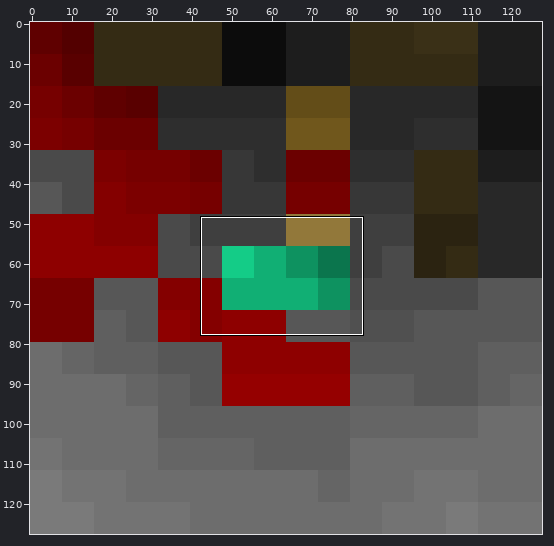
File history of a sprite sheet, documentation/press/permaPermadeathContest/zoom4.png. Above: a wide view before the commit, with the close-up outlined.
Close-up. As it was:
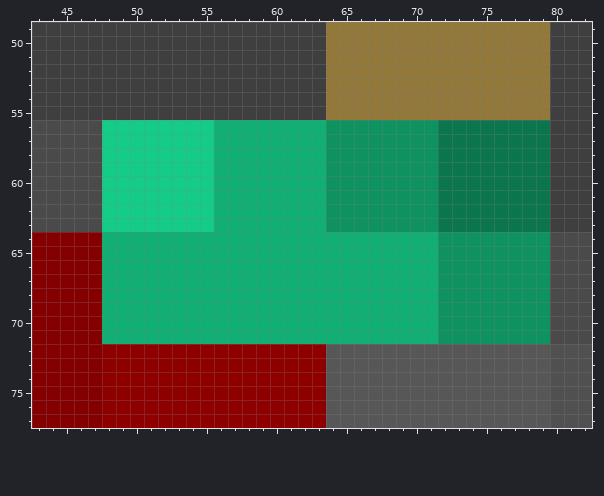
The file is 256x256 pixels, drawn in blocks of 2x2; one block is one cell here. Colours within 5 levels of each other are drawn and written as one. Shown: x 43..82, y 49..77.
Now the later version:
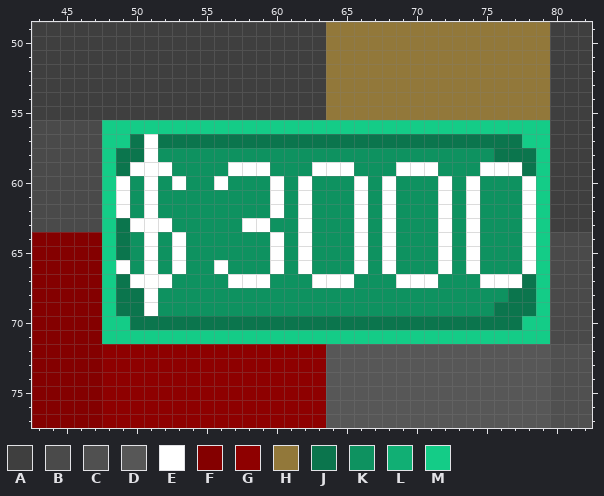
Palette (. is transparent): A #3f3f3f  B #4a4a4a  C #505050  D #575757  E #ffffff  F #840000  G #8e0000  H #92783a  J #0b754d  K #0e9260  L #11af74  M #14cc87
Change:
@@ x 43..82 @@
 55 AAAAAAAAAAAAAAAAAAAAAHHHHHHHHHHHHHHHHAAA
-56 BBBBBMMMMMMMMLLLLLLLLKKKKKKKKJJJJJJJJAAA
-57 BBBBBMMMMMMMMLLLLLLLLKKKKKKKKJJJJJJJJAAA
-58 BBBBBMMMMMMMMLLLLLLLLKKKKKKKKJJJJJJJJAAA
-59 BBBBBMMMMMMMMLLLLLLLLKKKKKKKKJJJJJJJJAAA
-60 BBBBBMMMMMMMMLLLLLLLLKKKKKKKKJJJJJJJJAAA
-61 BBBBBMMMMMMMMLLLLLLLLKKKKKKKKJJJJJJJJAAA
-62 BBBBBMMMMMMMMLLLLLLLLKKKKKKKKJJJJJJJJAAA
-63 BBBBBMMMMMMMMLLLLLLLLKKKKKKKKJJJJJJJJAAA
-64 FFFFFLLLLLLLLLLLLLLLLLLLLLLLLKKKKKKKKBBB
-65 FFFFFLLLLLLLLLLLLLLLLLLLLLLLLKKKKKKKKBBB
-66 FFFFFLLLLLLLLLLLLLLLLLLLLLLLLKKKKKKKKBBB
-67 FFFFFLLLLLLLLLLLLLLLLLLLLLLLLKKKKKKKKBBB
-68 FFFFFLLLLLLLLLLLLLLLLLLLLLLLLKKKKKKKKBBB
-69 FFFFFLLLLLLLLLLLLLLLLLLLLLLLLKKKKKKKKBBB
-70 FFFFFLLLLLLLLLLLLLLLLLLLLLLLLKKKKKKKKBBB
-71 FFFFFLLLLLLLLLLLLLLLLLLLLLLLLKKKKKKKKBBB
+56 BBBBBMMMMMMMMMMMMMMMMMMMMMMMMMMMMMMMMAAA
+57 BBBBBMMJEJJJJJJJJJJJJJJJJJJJJJJJJJJMMAAA
+58 BBBBBMJJEKKKKKKKKKKKKKKKKKKKKKKKKJJJMAAA
+59 BBBBBMJEEEKKKKEEEKKKEEEKKKEEEKKKEEEJMAAA
+60 BBBBBMEKEKEKKEKKKEKEKKKEKEKKKEKEKKKEMAAA
+61 BBBBBMEKEKKKKKKKKEKEKKKEKEKKKEKEKKKEMAAA
+62 BBBBBMEKEKKKKKKKKEKEKKKEKEKKKEKEKKKEMAAA
+63 BBBBBMJEEEKKKKKEEKKEKKKEKEKKKEKEKKKEMAAA
+64 FFFFFMJKEKEKKKKKKEKEKKKEKEKKKEKEKKKEMBBB
+65 FFFFFMJKEKEKKKKKKEKEKKKEKEKKKEKEKKKEMBBB
+66 FFFFFMEKEKEKKEKKKEKEKKKEKEKKKEKEKKKEMBBB
+67 FFFFFMJEEEKKKKEEEKKKEEEKKKEEEKKKEEEJMBBB
+68 FFFFFMJJEKKKKKKKKKKKKKKKKKKKKKKKKKJJMBBB
+69 FFFFFMJJEKKKKKKKKKKKKKKKKKKKKKKKKJJJMBBB
+70 FFFFFMMJJJJJJJJJJJJJJJJJJJJJJJJJJJJMMBBB
+71 FFFFFMMMMMMMMMMMMMMMMMMMMMMMMMMMMMMMMBBB
 72 FFFFFGGGGGGGGGGGGGGGGDDDDDDDDDDDDDDDDCCC
Boxes around the changes in both close-ups, in picture pixels (x1, y1, x2, y2):
changed: (102, 120, 550, 344)
